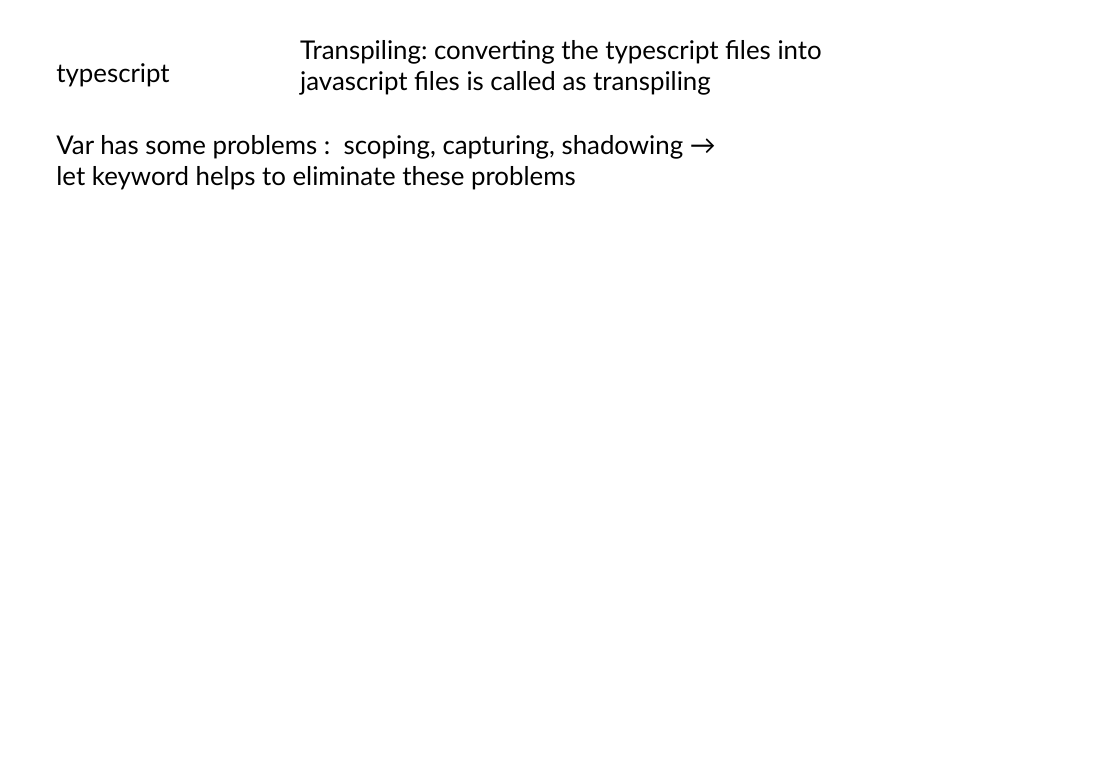
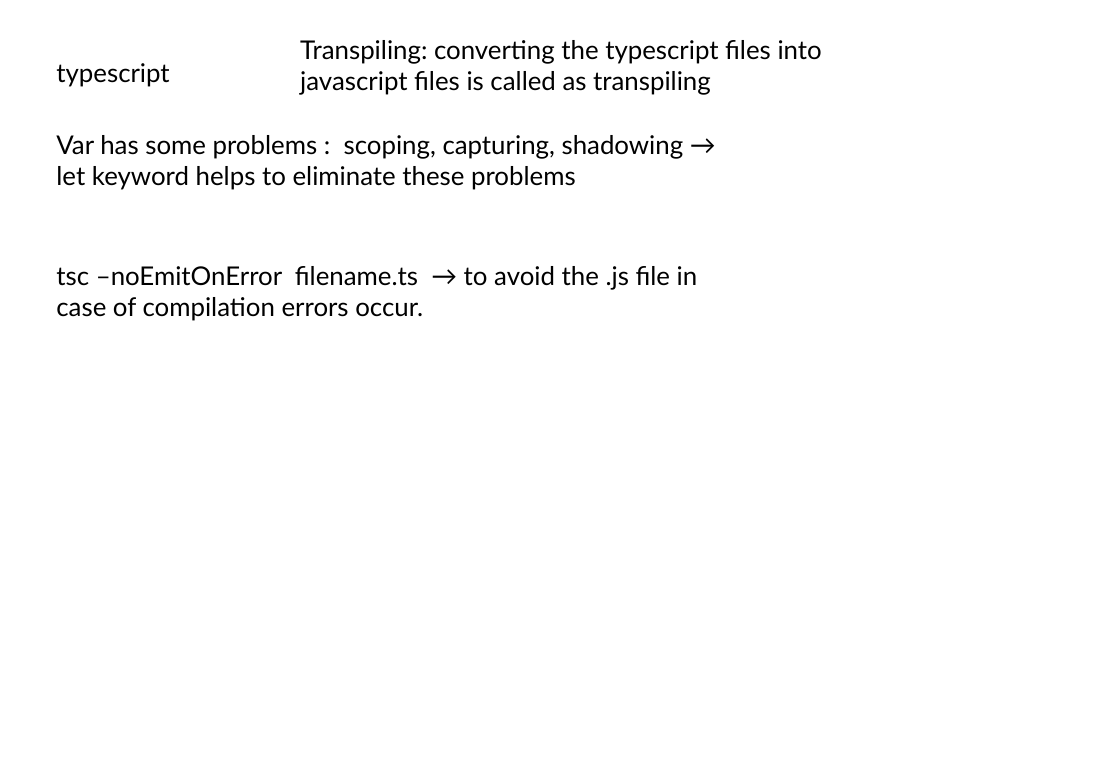
Before and after one commit to umalavanya/Spring-AngularProjectJune2026, a slide deck: slide 2 of EcommerceProject practice.pptx. Drawn at 1120x775 pixels with LibreOffice and Linux fonts; fonts in the diff are those of the drawing. Boxes give left, top, right and bottom in pixels: in the first picture for what was removed or moved away, otherwise in the second. Text is boxed around its words. In the diff, an @@ line names an element or a change of style, - is before the commit and + after.

```diff
--- a/EcommerceProject practice.pptx
+++ b/EcommerceProject practice.pptx
@@ text added at (56,266,698,321), 18 pt, text #000000 @@
+tsc –noEmitOnError filename.ts → to avoid the .js file in case of compilation errors occur.
```
Also in this commit, not shown: 8 other files.
